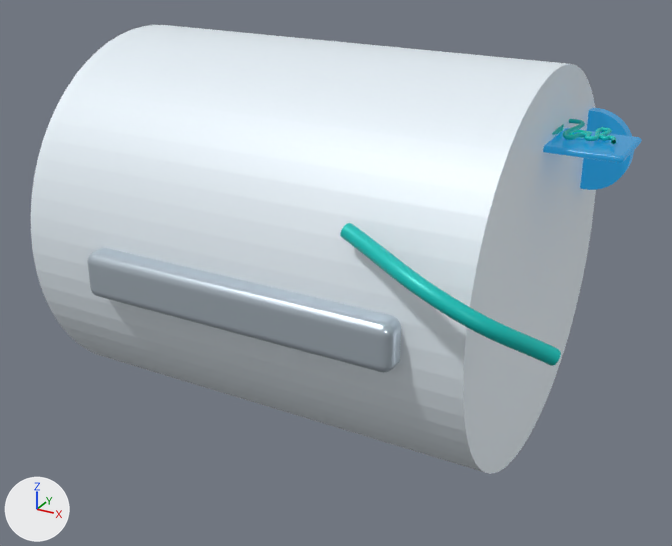
A saved change to the glTF model public/models/autoclave.glb.
Rendered twice from a 50 mm camera at (1.81, -3.13, 1.39) aimed at (0.13, -0.07, -0.14). The lights are fixed; the arrows at lower left show +X, +Y and +Z. The picture after the commit comes second. Where no turn or scale is listed for an object, it has been applied to the vertices. Vertices at exactly the same position are counted once.

Objects in the first picture: 'cycle panel', 'drain rail', 'drain tube', 'gauge', 'label 121C', 'pressure chamber', 'screen waveform'.
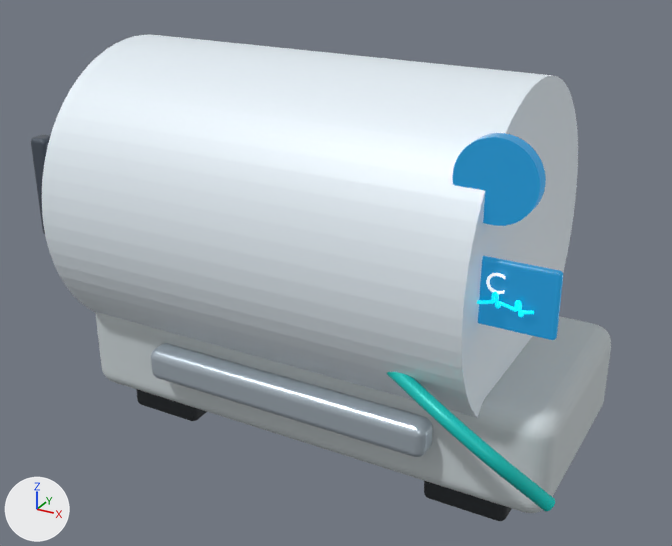
Location of each change, (x1, y1, x2, y2) in pixels of the pictures (672 x 546 px; the box of a moved part takes in the faces that stretch with it):
'pressure chamber', moved, rescaled (15% shorter)
    before: (31, 25, 596, 474)
    after: (42, 35, 578, 418)
'autoclave cabinet base', added
    after: (96, 313, 611, 513)
'drain rail', reshaped, moved (10% narrower, 8% shorter)
    before: (87, 248, 401, 372)
    after: (151, 343, 433, 457)
'drain tube', reshaped
    before: (340, 223, 561, 366)
    after: (387, 372, 555, 512)
'gauge', moved, rescaled
    before: (580, 108, 634, 190)
    after: (453, 133, 546, 226)
'cycle panel', reshaped, moved (14% narrower, 136% taller)
    before: (543, 128, 642, 163)
    after: (478, 256, 563, 340)
'right autoclave foot', added
    after: (424, 481, 512, 521)
'left autoclave foot', added
    after: (136, 389, 207, 421)
'door latch handle', added
    after: (31, 135, 50, 234)
'screen waveform', deleted (cyan)
    before: (552, 119, 616, 144)
'cycle panel waveform', added
    after: (477, 292, 534, 317)
'front label 121C', added
    after: (486, 273, 506, 294)
'label 121C', deleted
    before: (559, 128, 592, 138)
part 2 of me_cube_044, moved or reshaped (not visible before)
    after: (164, 343, 433, 429)
part 3 of me_cube_044, moved or reshaped
    before: (87, 248, 401, 347)
    after: (151, 344, 432, 442)
part 4 of me_cube_044, moved or reshaped
    before: (88, 264, 400, 372)
    after: (151, 359, 431, 457)

What changed in the scene script:
```text
Change me_cube_043:
    remove me_cube_043.from_pydata(...)  # 488 vertices, 972 faces; spans x -0.25..0.25, y -0.14..0.14, z -0.013..0.013
    add me_cube_043.from_pydata(...)  # 488 vertices, 972 faces; spans x -0.23..0.23, y -0.014..0.014, z -0.12..0.12
    me_cube_043 part 1: 488 of 488 vertices moved; they spanned x -0.25..0.25, y -0.14..0.14, z -0.013..0.013 and now span x -0.23..0.23, y -0.014..0.014, z -0.12..0.12; mean shift (0.0, 0.0, 0.0)
Change me_cube_044:
    remove me_cube_044.from_pydata(...)  # 488 vertices, 972 faces; spans x -0.625..0.625, y -0.065..0.065, z -0.09..0.09
    add me_cube_044.from_pydata(...)  # 488 vertices, 972 faces; spans x -0.625..0.625, y -0.06..0.06, z -0.07..0.07
    me_cube_044 part 2: all 122 vertices in x -0.625..0.625, y 0.025..0.065, z 0.05..0.09 are moved by (0.0, -0.005, -0.02)
    me_cube_044 part 3: all 122 vertices in x -0.625..0.625, y -0.065..-0.025, z 0.05..0.09 are moved by (0.0, 0.005, -0.02)
    me_cube_044 part 4: all 122 vertices in x -0.625..0.625, y -0.065..-0.025, z -0.09..-0.05 are moved by (0.0, 0.005, 0.02)
    other edits to the shape of me_cube_044 do not show in these pictures
Change me_drain_tube:
    remove me_drain_tube.from_pydata(...)  # 518 vertices, 1008 faces; spans x 0.51..1.219, y -0.89..-0.657, z 0.027..0.365
    add me_drain_tube.from_pydata(...)  # 518 vertices, 1008 faces; spans x 0.509..1.22, y -0.687..-0.475, z -0.6..-0.175
    me_drain_tube part 5: 518 of 518 vertices moved; they spanned x 0.51..1.219, y -0.89..-0.657, z 0.027..0.365 and now span x 0.509..1.22, y -0.687..-0.475, z -0.6..-0.175; mean shift (0.0, 0.192, -0.57)
Change me_cylinder_022:
    remove me_cylinder_022.from_pydata(...)  # 128 vertices, 252 faces; spans x -0.16..0.16, y -0.028..0.028, z -0.16..0.16
    add me_cylinder_022.from_pydata(...)  # 128 vertices, 252 faces; spans x -0.14..0.14, y -0.028..0.028, z -0.14..0.14
    me_cylinder_022 part 6: the whole mesh is scaled about its middle by (0.875, 1, 0.875)
Change me_cylinder_020:
    remove me_cylinder_020.from_pydata(...)  # 128 vertices, 252 faces; spans x -0.9..0.9, y -0.76..0.76, z -0.76..0.76
    add me_cylinder_020.from_pydata(...)  # 128 vertices, 252 faces; spans x -0.89..0.89, y -0.64..0.64, z -0.64..0.64
    me_cylinder_020 part 7: the whole mesh is scaled about its middle by (0.989, 0.842, 0.842)
Change ob_cycle_panel:
    ob_cycle_panel.location: (0.96, 0.05, 0.5) -> (0.92, -0.48, 0.12)
Change ob_drain_rail:
    ob_drain_rail.location: (0.1, -0.75, 0.0) -> (0.1, -0.46, -0.52)
Change ob_gauge:
    ob_gauge.location: (0.96, 0.52, 0.35) -> (0.92, -0.48, 0.5)
Remove ob_label_121c:
    ob_label_121c = bpy.data.objects.new('label 121C', me_text_008)
Change ob_pressure_chamber:
    ob_pressure_chamber.location: (0.04, 0.02, 0.0) -> (0.0, 0.0, 0.08)
Remove ob_screen_waveform:
    ob_screen_waveform = bpy.data.objects.new('screen waveform', me_screen_waveform_003)
Add ob_right_autoclave_foot:
    ob_right_autoclave_foot = bpy.data.objects.new('right autoclave foot', me_cube_065)  # 488 vertices, 972 faces; spans x -0.17..0.17, y -0.09..0.09, z -0.06..0.06; in mat_soft_rubber_004 (dark grey #272c30)
    ob_right_autoclave_foot.location = (0.82, -0.24, -0.84)
Add ob_left_autoclave_foot:
    ob_left_autoclave_foot = bpy.data.objects.new('left autoclave foot', me_cube_065.copy())
    ob_left_autoclave_foot.location = (-0.62, -0.24, -0.84)
Add ob_front_label_121c:
    ob_front_label_121c = bpy.data.objects.new('front label 121C', me_text_008_1)  # 390 vertices, 764 faces; spans x 0.02..0.216, y -0.002..0.002, z -0.031..0.039; in mat_monitor_white_trace_004 (white #f3f9ff, glowing light grey #bbbfc4)
    ob_front_label_121c.location = (0.759, -0.506, 0.163)
Add ob_door_latch_handle:
    ob_door_latch_handle = bpy.data.objects.new('door latch handle', me_cube_061)  # 488 vertices, 972 faces; spans x -0.04..0.04, y -0.04..0.04, z -0.21..0.21; in mat_graphite_004 (greyish blue #505965)
    ob_door_latch_handle.location = (-0.98, -0.5, 0.18)
Add ob_cycle_panel_waveform:
    ob_cycle_panel_waveform = bpy.data.objects.new('cycle panel waveform', me_cycle_panel_waveform)  # 16142 vertices, 32256 faces; spans x 0.762..1.078, y -0.516..-0.504, z 0.07..0.138; in mat_monitor_cyan_trace_004 (cyan #00e5f6, glowing cyan #00c3d2)
    ob_cycle_panel_waveform.location = (0.0, 0.0, 0.0)
Add ob_autoclave_cabinet_base:
    ob_autoclave_cabinet_base = bpy.data.objects.new('autoclave cabinet base', me_cube_060)  # 488 vertices, 972 faces; spans x -1.04..1.04, y -0.45..0.45, z -0.21..0.21; in mat_medical_side_panel_gray_004 (light grey #ced7da)
    ob_autoclave_cabinet_base.location = (0.12, 0.02, -0.56)
```
